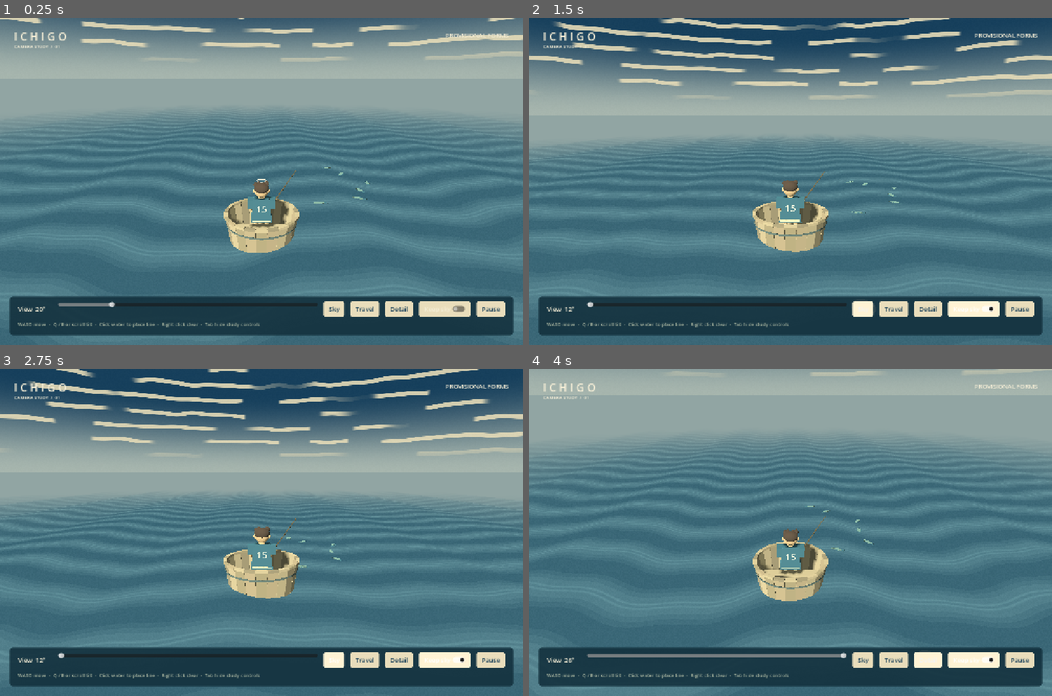
Above: before the commit, frames 1-4 (two rows, left to right).
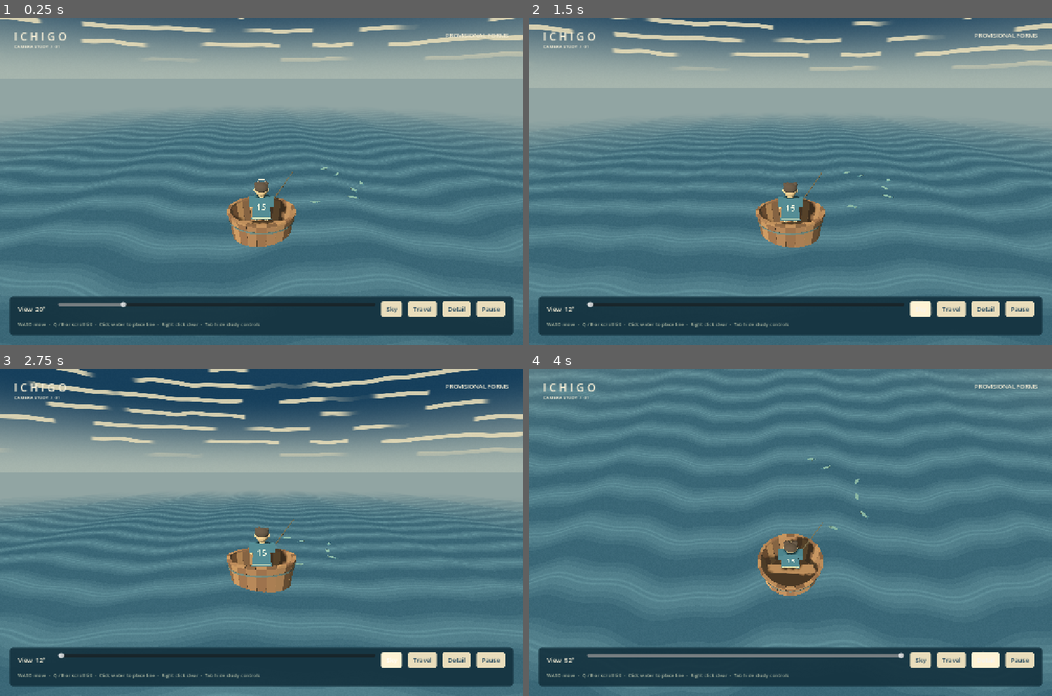
Above: after the commit, the same moments.

Repository: kbenedeklevente/ichigo
Game: Godot game, scene res://game/camera_study.tscn
Same seed, same stepped clock (60 frames per second), same inputs: the game is played once before the commit and once after it.
Inputs (mouse positions are in pixels of both pictures, inside the frame that each line leads up to):
- Up to frame 1 (0.25 s): no input
- Up to frame 2 (1.5 s): click (973, 309) at 0.5 s, where only the run before the commit has a clickable "Keep sky"; click "Sky" at 1.25 s
- Up to frame 3 (2.75 s): move the mouse to (376, 516) at 2.02 s; hold D (move_right) from 2.03 s (still down); hold Space (commit_target) from 2.03 s (still down); click (376, 516) at 2.17 s
- Up to frame 4 (4 s): release D (move_right) at 2.75 s; release Space (commit_target) at 2.75 s; click "Travel" at 2.75 s; click "Detail" at 3.5 s

The runs differ from the first frame. In frame 1, 3.8% of the frame differs, in the area x 0-100%, y 30-99%; in frame 2, 34%; in frame 3, 4.4%; in frame 4, 37%, in the area x 0-100%, y 0-100%.

Commit message:
Apply camera feedback and plan illustrated ocean weather grids

Diff:
--- a/documents/work_packets/fixtures/camera_scenarios.json
+++ b/documents/work_packets/fixtures/camera_scenarios.json
@@ -10,7 +10,7 @@
     "preferred_pitch_deg": 20,
     "roll_deg": 0,
     "azimuth_policy": "fixed",
-    "pitch_profiles_deg": {"wide": [12, 52], "sky_comparison": [12, 26]},
+    "pitch_profiles_deg": {"wide": [12, 52]},
     "viewport_sizes_px": [[1280, 720], [1280, 800]],
     "subject_frame_height_fraction": [0.2, 0.3],
     "preset_transition_s": 0.5,
@@ -35,10 +35,10 @@
     {
       "id": "CAM-01",
       "name": "Sweep and resize",
-      "setup": {"ocean": "flat Y=0", "bucket_id": "bucket-p1", "target_id": "target-near", "pitch_samples_deg": [12, 20, 26, 38, 52], "profiles": ["wide", "sky_comparison"]},
+      "setup": {"ocean": "flat Y=0", "bucket_id": "bucket-p1", "target_id": "target-near", "pitch_samples_deg": [12, 20, 26, 38, 52], "profiles": ["wide"]},
       "actions": ["Calibrate physical focus anchor, distance and offsets; record them with captures.", "Sweep each profile at both default viewports, clamping requests to that profile.", "Resize while transitioning; repeat with reduced motion and the lowest quality setting."],
       "expected_invariants": ["Vertical FOV remains 60 degrees and roll remains zero.", "Pitch stays within the selecte …(212 unchanged characters)…
-      "observations_to_record": ["Subject frame height versu …(155 unchanged characters)… side the frame at 38 and 52 degrees.", "Choose whether wider overview access or always-visible sky better supports interaction."]
+      "observations_to_record": ["Subject frame height versu …(155 unchanged characters)… side the frame at 38 and 52 degrees.", "The user selected the full 12–52 degree range; verify overview access and sky-visible travel."]
     },
     {
       "id": "CAM-02",
--- a/game/camera/orbit_camera.gd
+++ b/game/camera/orbit_camera.gd
@@ -7,7 +7,8 @@
 var min_pitch: float = 12.0
 var max_pitch: float = 52.0
 var focus_position: Vector3 = Vector3(0.0, 0.85, 0.0)
-var follow_distance: float = 9.4
+# Slightly smaller on-screen framing, preserving child/bucket proportions.
+var follow_distance: float = 10.2
 var reduced_motion: bool = false
 var _display_pitch: float = 20.0
 
@@ -28,10 +29,6 @@
 	if immediate or reduced_motion:
 		_display_pitch = pitch_degrees
 	update_camera(0.0)
-
-func set_sky_only(enabled: bool) -> void:
-	max_pitch = 26.0 if enabled else 52.0
-	set_pitch(preferred_pitch_degrees)
 
 func update_camera(delta: float) -> void:
 	if reduced_motion:
--- a/game/camera_study.gd
+++ b/game/camera_study.gd
@@ -24,7 +24,6 @@
 var pitch_label: Label
 var mode_label: Label
 var footer_label: Label
-var sky_toggle: CheckButton
 var pause_button: Button
 var _candidate: Dictionary = {"valid":false}
 var _mouse_over_controls: bool = false
@@ -209,7 +208,6 @@
 	_suppress_commit = true
 	pause_button.text = "Resume" if paused else "Pause"
 	pitch_slider.editable = not paused
-	sky_toggle.disabled = paused
 
 func _register_input() -> void:
 	_action("move_left",[KEY_A],JOY_AXIS_LEFT_X,-1.0)
@@ -334,12 +332,6 @@
 		button.pressed.connect(func():
 			if not paused: camera.set_pitch(angle))
 		row.add_child(button)
-	sky_toggle = CheckButton.new()
-	sky_toggle.text = "Keep sky"
-	sky_toggle.toggled.connect(func(enabled: bool):
-		camera.set_sky_only(enabled)
-		pitch_slider.max_value = camera.max_pitch)
-	row.add_child(sky_toggle)
 	pause_button = Button.new()
 	pause_button.text = "Pause"
 	pause_button.pressed.connect(func(): _set_paused(not paused))
--- a/game/presentation/bucket_proxy.gd
+++ b/game/presentation/bucket_proxy.gd
@@ -18,7 +18,7 @@
 	_skin = _material(Color("d7b991"))
 	_blue = _material(Color("447489"))
 	_hair = _material(Color("55483f"))
-	for color in ["a69b80", "b4a58a", "beb194", "998f79", "c2b497"]:
+	for color in ["896348", "9b7353", "a37b58", "795940", "ad825b"]:
 		_wood.append(_material(Color(color)))
 	_build_bucket()
 	_build_child()
--- a/game/tests/camera_contract_tests.gd
+++ b/game/tests/camera_contract_tests.gd
@@ -112,17 +112,8 @@
 	_check(is_equal_approx(camera.get("pitch_degrees"), 52.0), "Wide profile clamps above its upper limit.")
 	camera.call("set_pitch", 38.0, true)
 	_check(is_equal_approx(camera.get("pitch_degrees"), 38.0), "A supported immediate pitch request is applied.")
-	camera.call("set_sky_only", true)
 	camera.call("set_pitch", 52.0, true)
-	_check(is_equal_approx(camera.get("max_pitch"), 26.0), "Sky comparison profile exposes its 26-degree upper limit.")
-	_check(is_equal_approx(camera.get("pitch_degrees"), 26.0), "Sky comparison profile clamps requested pitch.")
-	camera.call("set_pitch", 0.0, true)
-	_check(is_equal_approx(camera.get("pitch_degrees"), 12.0), "Sky comparison retains the 12-degree lower limit.")
-	camera.call("set_sky_only", false)
-	camera.call("set_pitch", 52.0, true)
-	_check(is_equal_approx(camera.get("max_pitch"), 52.0), "Returning to wide profile restores its upper limit.")
-	_check(is_equal_approx(camera.get("pitch_degrees"), 52.0), "Restored wide profile permits its upper endpoint.")
-	_check(is_equal_approx(camera.get("min_pitch"), 12.0), "Profile switching preserves the lower endpoint.")
+	_check(is_equal_approx(camera.get("pitch_degrees"), 52.0), "The selected range permits its upper endpoint.")
 
 
 func _test_ocean_samples() -> void:
Not shown, changed: README.md
Not shown, changed: documents/design/README.md
Not shown, changed: documents/design/asset_cohesion.md
Not shown, changed: documents/design/integrated_game_plan.md
Not shown, added: documents/design/paper_ocean_weather.md
Not shown, changed: documents/design/visual_engine_roadmap.md
Not shown, changed: documents/design/world_weather_time.md
Not shown, changed: documents/work_packets/camera_prototype.md
Not shown, changed: documents/work_packets/p1_visual_review.md
Not shown, changed: game/README.md
